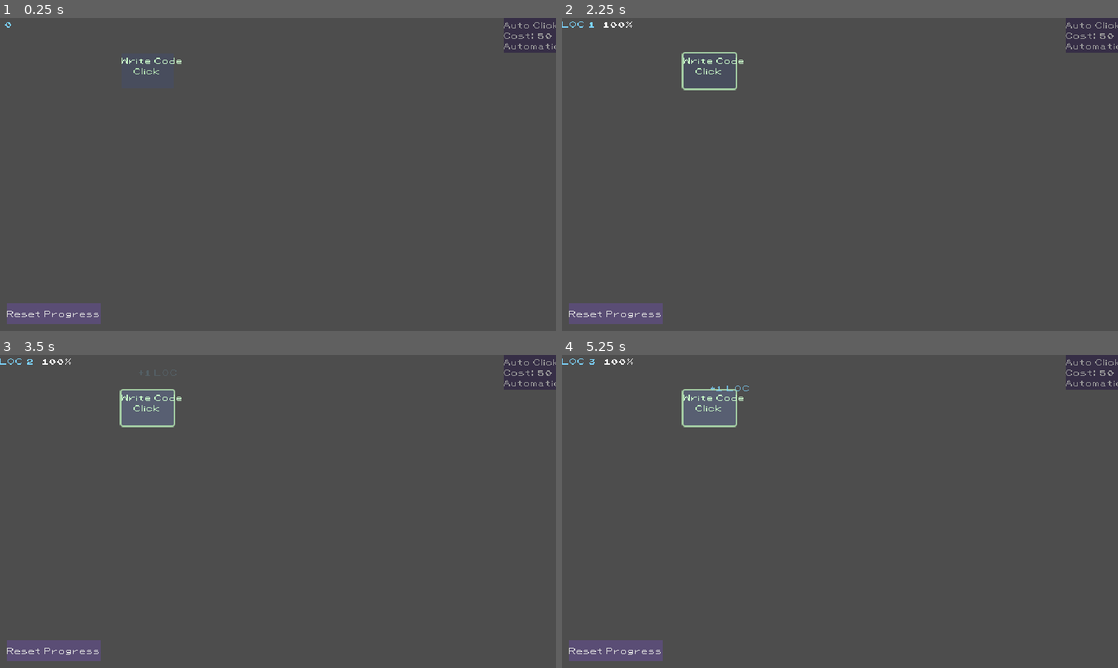
Above: before the commit, frames 1-4 (two rows, left to right).
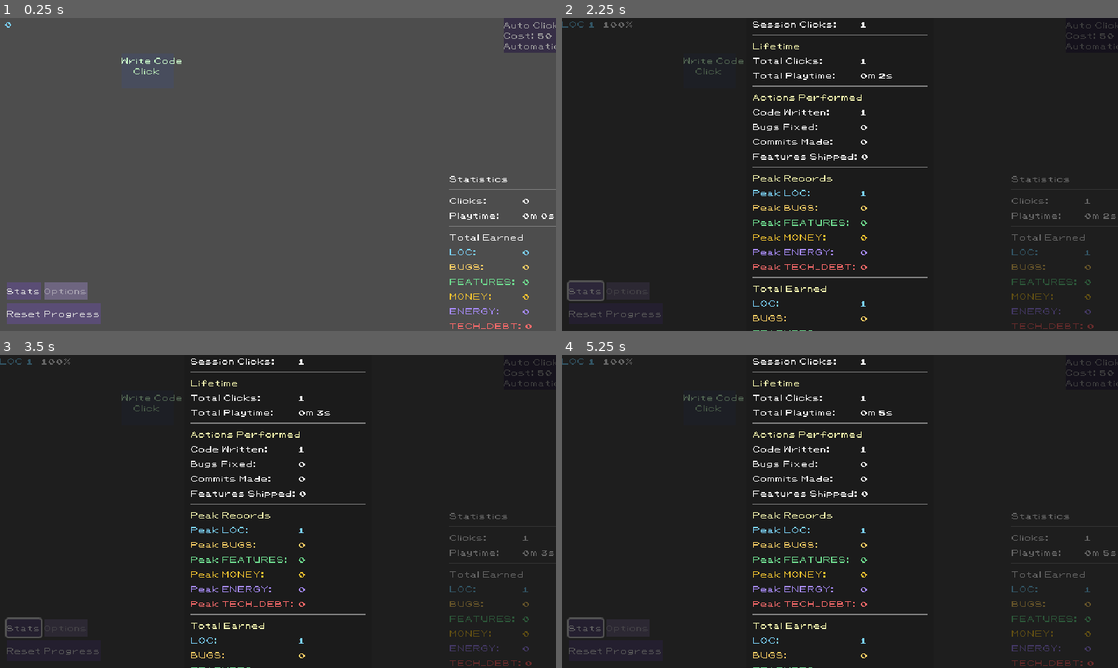
Above: after the commit, the same moments.

Repository: DenisLopata/idle_clicker_dev
Game: Godot game, scene res://scenes/levels/base_level.tscn
The game is run twice, just before and just after one commit, with the same random seed, the same clock (stepped at 60 frames per second) and the same inputs.
Inputs (mouse positions are in pixels of both pictures, inside the frame that each line leads up to):
- Up to frame 1 (0.25 s): no input
- Up to frame 2 (2.25 s): click "Click" at 0.5 s; click "Auto Clicker" at 1.25 s; click (584, 290) at 2 s, where only the run after the commit has a clickable "Stats"
- Up to frame 3 (3.5 s): click "Click" at 2.75 s
- Up to frame 4 (5.25 s): click "Auto Clicker" at 3.5 s; click (584, 627) at 4.25 s, where only the run after the commit has a clickable "Stats"; click "Click" at 5 s

The runs differ from the first frame. In frame 1, 1.5% of the frame differs, in the area x 1-100%, y 50-100%; in frame 2, 100%, in the area x 0-100%, y 0-100%; in frame 3, 100%; in frame 4, 100%.

Commit message:
Add statistics panel, popup system, and menu bar
Stats Panel (always visible):
- Track total clicks, playtime, total earned per resource
- Display with NumberFormat and time formatting

Popup System:
- Reusable PopupOverlay with dark background and animations
- Click outside or X button to close
- GameMenuBar with Stats/Options buttons

Extended Stats Tracking:
- Session stats (session time, session clicks)
- Action counters (code written, bugs fixed, commits, ships)
- Peak resource records (highest amount ever held)
- All stats save/load properly

Detailed Stats Popup:
- Opens from Stats button in menu bar
- Shows all tracked statistics organized by category

🤖 Generated with [Claude Code](https://claude.com/claude-code)

Co-Authored-By: Claude Opus 4.5 <noreply@anthropic.com>

Diff:
--- a/autoload/game_state.gd
+++ b/autoload/game_state.gd
@@ -24,7 +24,12 @@
 		printerr("Unknown resource type: ", type)
 		return
 
+	# Track positive earnings for stats
+	if amount > 0:
+		GameStats.record_earned(type, amount)
+
 	resources[type].add(amount)
+	GameStats.update_peak(type, resources[type].amount)
 	resource_changed.emit(type, resources[type].amount)
 
 
--- a/autoload/save_manager.gd
+++ b/autoload/save_manager.gd
@@ -108,8 +108,9 @@
 
 func reset_game() -> void:
 	delete_save()
-	# Reset GameState (autoload persists across scene reloads)
+	# Reset autoloads (they persist across scene reloads)
 	GameState.reset()
+	GameStats.reset()
 	# Clear saveables (they'll re-register after scene reload)
 	_saveables.clear()
 	# Reload the current scene to reset all state
--- a/project.godot
+++ b/project.godot
@@ -18,6 +18,7 @@
 [autoload]
 
 GameState="*res://autoload/game_state.gd"
+GameStats="*res://scripts/stats/game_stats.gd"
 SaveManager="*res://autoload/save_manager.gd"
 
 [display]
--- /dev/null
+++ b/scenes/UI/menu_bar/menu_bar.gd
@@ -0,0 +1,18 @@
+extends HBoxContainer
+class_name GameMenuBar
+
+signal stats_pressed
+signal options_pressed
+
+@onready var stats_button: Button = $StatsButton
+@onready var options_button: Button = $OptionsButton
+
+func _ready() -> void:
+	stats_button.pressed.connect(_on_stats_pressed)
+	options_button.pressed.connect(_on_options_pressed)
+
+func _on_stats_pressed() -> void:
+	stats_pressed.emit()
+
+func _on_options_pressed() -> void:
+	options_pressed.emit()
--- /dev/null
+++ b/scenes/UI/menu_bar/menu_bar.tscn
@@ -0,0 +1,19 @@
+[gd_scene load_steps=3 format=3]
+
+[ext_resource type="Script" path="res://scenes/UI/menu_bar/menu_bar.gd" id="1_script"]
+[ext_resource type="Theme" uid="uid://ci8nn6qjjfjll" path="res://assets/themes/base_button.tres" id="2_theme"]
+
+[node name="MenuBar" type="HBoxContainer"]
+theme = ExtResource("2_theme")
+script = ExtResource("1_script")
+
+[node name="StatsButton" type="Button" parent="."]
+layout_mode = 2
+theme = ExtResource("2_theme")
+text = "Stats"
+
+[node name="OptionsButton" type="Button" parent="."]
+layout_mode = 2
+theme = ExtResource("2_theme")
+disabled = true
+text = "Options"
--- /dev/null
+++ b/scenes/UI/popup/popup_overlay.gd
@@ -0,0 +1,54 @@
+extends CanvasLayer
+class_name PopupOverlay
+
+signal closed
+
+@onready var background: ColorRect = $Background
+@onready var content_container: VBoxContainer = $CenterContainer/PanelContainer/MarginContainer/VBoxContainer/ContentContainer
+@onready var panel_container: PanelContainer = $CenterContainer/PanelContainer
+@onready var title_label: Label = $CenterContainer/PanelContainer/MarginContainer/VBoxContainer/HeaderRow/TitleLabel
+@onready var close_button: Button = $CenterContainer/PanelContainer/MarginContainer/VBoxContainer/HeaderRow/CloseButton
+
+func _ready() -> void:
+	background.gui_input.connect(_on_background_input)
+	close_button.pressed.connect(close)
+	hide()
+
+func open(content: Control, title: String = "") -> void:
+	# Clear any existing content
+	for child in content_container.get_children():
+		child.queue_free()
+
+	# Add new content
+	content_container.add_child(content)
+	title_label.text = title
+
+	# Show and animate
+	show()
+	panel_container.scale = Vector2(0.8, 0.8)
+	panel_container.modulate.a = 0.0
+
+	var tween := create_tween()
+	tween.set_parallel(true)
+	tween.tween_property(panel_container, "scale", Vector2.ONE, 0.2).set_ease(Tween.EASE_OUT).set_trans(Tween.TRANS_BACK)
+	tween.tween_property(panel_container, "modulate:a", 1.0, 0.15).set_ease(Tween.EASE_OUT)
+
+func close() -> void:
+	var tween := create_tween()
+	tween.set_parallel(true)
+	tween.tween_property(panel_container, "scale", Vector2(0.8, 0.8), 0.1).set_ease(Tween.EASE_IN)
+	tween.tween_property(panel_container, "modulate:a", 0.0, 0.1).set_ease(Tween.EASE_IN)
+	tween.chain().tween_callback(_finish_close)
+
+func _finish_close() -> void:
+	for child in content_container.get_children():
+		child.queue_free()
+	hide()
+	closed.emit()
+
+func _on_background_input(event: InputEvent) -> void:
+	if event is InputEventMouseButton and event.pressed and event.button_index == MOUSE_BUTTON_LEFT:
+		close()
+
+func is_open() -> bool:
+	return visible
--- /dev/null
+++ b/scenes/UI/popup/popup_overlay.tscn
@@ -0,0 +1,60 @@
+[gd_scene load_steps=3 format=3]
+
+[ext_resource type="Script" path="res://scenes/UI/popup/popup_overlay.gd" id="1_script"]
+[ext_resource type="Theme" uid="uid://ci8nn6qjjfjll" path="res://assets/themes/base_button.tres" id="2_theme"]
+
+[node name="PopupOverlay" type="CanvasLayer"]
+layer = 10
+script = ExtResource("1_script")
+
+[node name="Background" type="ColorRect" parent="."]
+anchors_preset = 15
+anchor_right = 1.0
+anchor_bottom = 1.0
+grow_horizontal = 2
+grow_vertical = 2
+color = Color(0, 0, 0, 0.6)
+
+[node name="CenterContainer" type="CenterContainer" parent="."]
+anchors_preset = 15
+anchor_right = 1.0
+anchor_bottom = 1.0
+grow_horizontal = 2
+grow_vertical = 2
+
+[node name="PanelContainer" type="PanelContainer" parent="CenterContainer"]
+custom_minimum_size = Vector2(200, 100)
+layout_mode = 2
+theme = ExtResource("2_theme")
+
+[node name="MarginContainer" type="MarginContainer" parent="CenterContainer/PanelContainer"]
+layout_mode = 2
+theme_override_constants/margin_left = 8
+theme_override_constants/margin_top = 4
+theme_override_constants/margin_right = 8
+theme_override_constants/margin_bottom = 8
+
+[node name="VBoxContainer" type="VBoxContainer" parent="CenterContainer/PanelContainer/MarginContainer"]
+layout_mode = 2
+
+[node name="HeaderRow" type="HBoxContainer" parent="CenterContainer/PanelContainer/MarginContainer/VBoxContainer"]
+layout_mode = 2
+
+[node name="TitleLabel" type="Label" parent="CenterContainer/PanelContainer/MarginContainer/VBoxContainer/HeaderRow"]
+layout_mode = 2
+size_flags_horizontal = 3
+theme = ExtResource("2_theme")
+text = "Popup Title"
+
+[node name="CloseButton" type="Button" parent="CenterContainer/PanelContainer/MarginContainer/VBoxContainer/HeaderRow"]
+custom_minimum_size = Vector2(16, 16)
+layout_mode = 2
+theme = ExtResource("2_theme")
+text = "X"
+
+[node name="HSeparator" type="HSeparator" parent="CenterContainer/PanelContainer/MarginContainer/VBoxContainer"]
+layout_mode = 2
+
+[node name="ContentContainer" type="VBoxContainer" parent="CenterContainer/PanelContainer/MarginContainer/VBoxContainer"]
+layout_mode = 2
+size_flags_vertical = 3
--- /dev/null
+++ b/scenes/UI/stats_panel/stats_panel.gd
@@ -0,0 +1,59 @@
+extends VBoxContainer
+class_name StatsPanel
+
+@onready var clicks_value: Label = $ClicksRow/Value
+@onready var playtime_value: Label = $PlaytimeRow/Value
+@onready var earned_container: VBoxContainer = $EarnedContainer
+
+var _earned_labels: Dictionary = {}  # ResourceType -> Label
+var _update_timer: float = 0.0
+
+func _ready() -> void:
+	_create_earned_rows()
+	_update_display()
+
+func _process(delta: float) -> void:
+	_update_timer += delta
+	if _update_timer >= 1.0:
+		_update_timer = 0.0
+		_update_display()
+
+func _create_earned_rows() -> void:
+	for type in ResourceTypes.ResourceType.values():
+		var row := HBoxContainer.new()
+		row.name = "Earned_%s" % ResourceTypes.get_type_name(type)
+
+		var name_label := Label.new()
+		name_label.text = "%s:" % ResourceTypes.get_type_name(type)
+		name_label.custom_minimum_size.x = 80
+		name_label.modulate = ResourceTypes.get_color(type)
+		row.add_child(name_label)
+
+		var value_label := Label.new()
+		value_label.text = "0"
+		value_label.modulate = ResourceTypes.get_color(type)
+		row.add_child(value_label)
+
+		earned_container.add_child(row)
+		_earned_labels[type] = value_label
+
+func _update_display() -> void:
+	clicks_value.text = NumberFormat.format(GameStats.total_clicks)
+	playtime_value.text = _format_time(GameStats.get_playtime())
+
+	for type in _earned_labels.keys():
+		_earned_labels[type].text = NumberFormat.format(GameStats.get_total_earned(type))
+
+func _format_time(seconds: float) -> String:
+	var total_seconds := int(seconds)
+	var days := floori(total_seconds / 86400.0)
+	var hours := floori((total_seconds % 86400) / 3600.0)
+	var minutes := floori((total_seconds % 3600) / 60.0)
+	var secs := total_seconds % 60
+
+	if days > 0:
+		return "%dd %dh" % [days, hours]
+	elif hours > 0:
+		return "%dh %dm" % [hours, minutes]
+	else:
+		return "%dm %ds" % [minutes, secs]
--- /dev/null
+++ b/scenes/UI/stats_panel/stats_panel.tscn
@@ -0,0 +1,49 @@
+[gd_scene load_steps=3 format=3 uid="uid://c1djh8k03080x"]
+
+[ext_resource type="Script" uid="uid://b7yoxfci20qg7" path="res://scenes/UI/stats_panel/stats_panel.gd" id="1_script"]
+[ext_resource type="Theme" uid="uid://ci8nn6qjjfjll" path="res://assets/themes/base_button.tres" id="2_theme"]
+
+[node name="StatsPanel" type="VBoxContainer"]
+theme = ExtResource("2_theme")
+script = ExtResource("1_script")
+
+[node name="TitleLabel" type="Label" parent="."]
+layout_mode = 2
+text = "Statistics"
+
+[node name="Separator1" type="HSeparator" parent="."]
+layout_mode = 2
+
+[node name="ClicksRow" type="HBoxContainer" parent="."]
+layout_mode = 2
+
+[node name="Label" type="Label" parent="ClicksRow"]
+custom_minimum_size = Vector2(80, 0)
+layout_mode = 2
+text = "Clicks:"
+
+[node name="Value" type="Label" parent="ClicksRow"]
+layout_mode = 2
+text = "0"
+
+[node name="PlaytimeRow" type="HBoxContainer" parent="."]
+layout_mode = 2
+
+[node name="Label" type="Label" parent="PlaytimeRow"]
+custom_minimum_size = Vector2(80, 0)
+layout_mode = 2
+text = "Playtime:"
+
+[node name="Value" type="Label" parent="PlaytimeRow"]
+layout_mode = 2
+text = "0m 0s"
+
+[node name="Separator2" type="HSeparator" parent="."]
+layout_mode = 2
+
+[node name="EarnedTitle" type="Label" parent="."]
+layout_mode = 2
+text = "Total Earned"
+
+[node name="EarnedContainer" type="VBoxContainer" parent="."]
+layout_mode = 2
--- /dev/null
+++ b/scenes/UI/stats_popup/stats_popup_content.gd
@@ -0,0 +1,117 @@
+extends VBoxContainer
+class_name StatsPopupContent
+
+var _update_timer: float = 0.0
+var _labels: Dictionary = {}
+
+func _ready() -> void:
+	_create_sections()
+	_update_display()
+
+func _process(delta: float) -> void:
+	_update_timer += delta
+	if _update_timer >= 1.0:
+		_update_timer = 0.0
+		_update_display()
+
+func _create_sections() -> void:
+	# Session Stats
+	_add_section_header("Session")
+	_add_stat_row("session_time", "Session Time")
+	_add_stat_row("session_clicks", "Session Clicks")
+
+	_add_separator()
+
+	# Lifetime Stats
+	_add_section_header("Lifetime")
+	_add_stat_row("total_clicks", "Total Clicks")
+	_add_stat_row("total_playtime", "Total Playtime")
+
+	_add_separator()
+
+	# Action Counters
+	_add_section_header("Actions Performed")
+	_add_stat_row("action_loc", "Code Written")
+	_add_stat_row("action_bug", "Bugs Fixed")
+	_add_stat_row("action_commit", "Commits Made")
+	_add_stat_row("action_ship", "Features Shipped")
+
+	_add_separator()
+
+	# Peak Records
+	_add_section_header("Peak Records")
+	for type in ResourceTypes.ResourceType.values():
+		var type_name := ResourceTypes.get_type_name(type)
+		_add_stat_row("peak_%d" % type, "Peak %s" % type_name, ResourceTypes.get_color(type))
+
+	_add_separator()
+
+	# Total Earned
+	_add_section_header("Total Earned")
+	for type in ResourceTypes.ResourceType.values():
+		var type_name := ResourceTypes.get_type_name(type)
+		_add_stat_row("earned_%d" % type, type_name, ResourceTypes.get_color(type))
+
+func _add_section_header(text: String) -> void:
+	var label := Label.new()
+	label.text = text
+	label.add_theme_color_override("font_color", Color(1.0, 1.0, 0.7))
+	add_child(label)
+
+func _add_separator() -> void:
+	var sep := HSeparator.new()
+	add_child(sep)
+
+func _add_stat_row(id: String, label_text: String, color: Color = Color.WHITE) -> void:
+	var row := HBoxContainer.new()
+
+	var name_label := Label.new()
+	name_label.text = label_text + ":"
+	name_label.custom_minimum_size.x = 120
+	name_label.modulate = color
+	row.add_child(name_label)
+
+	var value_label := Label.new()
+	value_label.text = "0"
+	value_label.modulate = color
+	row.add_child(value_label)
+
+	add_child(row)
+	_labels[id] = value_label
+
+func _update_display() -> void:
+	# Session stats
+	_labels["session_time"].text = _format_time(GameStats.get_session_time())
+	_labels["session_clicks"].text = NumberFormat.format(GameStats.session_clicks)
+
+	# Lifetime stats
+	_labels["total_clicks"].text = NumberFormat.format(GameStats.total_clicks)
+	_labels["total_playtime"].text = _format_time(GameStats.get_playtime())
+
+	# Action counters
+	_labels["action_loc"].text = NumberFormat.format(GameStats.get_action_count("loc_button"))
+	_labels["action_bug"].text = NumberFormat.format(GameStats.get_action_count("bug_button"))
+	_labels["action_commit"].text = NumberFormat.format(GameStats.get_action_count("commit_button"))
+	_labels["action_ship"].text = NumberFormat.format(GameStats.get_action_count("ship_button"))
+
+	# Peak records
+	for type in ResourceTypes.ResourceType.values():
+		_labels["peak_%d" % type].text = NumberFormat.format(GameStats.get_peak(type))
+
+	# Total earned
+	for type in ResourceTypes.ResourceType.values():
+		_labels["earned_%d" % type].text = NumberFormat.format(GameStats.get_total_earned(type))
+
+func _format_time(seconds: float) -> String:
+	var total_seconds := int(seconds)
+	var days := floori(total_seconds / 86400.0)
+	var hours := floori((total_seconds % 86400) / 3600.0)
+	var minutes := floori((total_seconds % 3600) / 60.0)
+	var secs := total_seconds % 60
+
+	if days > 0:
+		return "%dd %dh" % [days, hours]
+	elif hours > 0:
+		return "%dh %dm" % [hours, minutes]
+	else:
+		return "%dm %ds" % [minutes, secs]
--- /dev/null
+++ b/scenes/UI/stats_popup/stats_popup_content.tscn
@@ -0,0 +1,9 @@
+[gd_scene load_steps=3 format=3]
+
+[ext_resource type="Script" path="res://scenes/UI/stats_popup/stats_popup_content.gd" id="1_script"]
+[ext_resource type="Theme" uid="uid://ci8nn6qjjfjll" path="res://assets/themes/base_button.tres" id="2_theme"]
+
+[node name="StatsPopupContent" type="VBoxContainer"]
+custom_minimum_size = Vector2(200, 0)
+theme = ExtResource("2_theme")
+script = ExtResource("1_script")
--- a/scenes/components/action_button/action_button.gd
+++ b/scenes/components/action_button/action_button.gd
@@ -49,6 +49,9 @@
 	if not unlocked_action:
 		_try_unlock()
 		return
+
+	GameStats.record_click()
+	GameStats.record_action(action_id)
 
 	# Perform action
 	if action_cost > 0.0:
--- a/scenes/levels/base_level.gd
+++ b/scenes/levels/base_level.gd
@@ -7,6 +7,10 @@
 @onready var progression_manager: ProgressionManager = $ProgressionManager
 @onready var reset_button: Button = $UI/ResetButton
 @onready var reset_confirm_dialog: ConfirmationDialog = $UI/ResetConfirmDialog
+@onready var menu_bar: GameMenuBar = $UI/MenuBar
+@onready var popup_overlay: PopupOverlay = $PopupOverlay
+
+const STATS_POPUP_CONTENT = preload("res://scenes/UI/stats_popup/stats_popup_content.tscn")
 
 # Amount added per click (generic)
 @export var click_value: float = 1.0
@@ -45,6 +49,9 @@
 	# Wire up reset button
 	reset_button.pressed.connect(_on_reset_button_pressed)
 	reset_confirm_dialog.confirmed.connect(_on_reset_confirmed)
+
+	# Wire up menu bar
+	menu_bar.stats_pressed.connect(_on_stats_pressed)
 
 	# Load saved game if exists
 	SaveManager.load_game()
@@ -99,3 +106,7 @@
 
 func _on_reset_confirmed() -> void:
 	SaveManager.reset_game()
+
+func _on_stats_pressed() -> void:
+	var content = STATS_POPUP_CONTENT.instantiate()
+	popup_overlay.open(content, "Detailed Statistics")
--- a/scenes/levels/base_level.tscn
+++ b/scenes/levels/base_level.tscn
@@ -18,6 +18,9 @@
 [ext_resource type="Resource" path="res://data/milestones/reveal_generator.tres" id="16_m2"]
 [ext_resource type="Resource" path="res://data/milestones/reveal_commit_button.tres" id="17_m3"]
 [ext_resource type="Resource" path="res://data/milestones/reveal_ship_button.tres" id="18_m4"]
+[ext_resource type="PackedScene" path="res://scenes/UI/stats_panel/stats_panel.tscn" id="19_stats"]
+[ext_resource type="PackedScene" path="res://scenes/UI/menu_bar/menu_bar.tscn" id="20_menu"]
+[ext_resource type="PackedScene" path="res://scenes/UI/popup/popup_overlay.tscn" id="21_popup"]
 
 [node name="BaseLevel" type="Control"]
 layout_mode = 3
@@ -147,3 +150,26 @@
 theme = ExtResource("3_j7gcg")
 ok_button_text = "Reset"
 dialog_text = "Are you sure you want to reset all progress? This cannot be undone."
+
+[node name="StatsPanel" parent="UI" instance=ExtResource("19_stats")]
+anchors_preset = 3
+anchor_left = 1.0
+anchor_top = 1.0
+anchor_right = 1.0
+anchor_bottom = 1.0
+offset_left = -120.0
+offset_top = -180.0
+grow_horizontal = 0
+grow_vertical = 0
+
+[node name="MenuBar" parent="UI" instance=ExtResource("20_menu")]
+anchors_preset = 2
+anchor_top = 1.0
+anchor_bottom = 1.0
+offset_left = 8.0
+offset_top = -56.0
+offset_right = 108.0
+offset_bottom = -36.0
+grow_vertical = 0
+
+[node name="PopupOverlay" parent="." instance=ExtResource("21_popup")]
--- /dev/null
+++ b/scripts/stats/game_stats.gd
@@ -0,0 +1,116 @@
+class_name GameStatsClass
+extends Node
+
+# Lifetime stats
+var total_clicks: int = 0
+var total_playtime: float = 0.0
+var total_earned: Dictionary = {}
+
+# Session stats
+var session_clicks: int = 0
+var session_start: float = 0.0
+
+# Action counters (action_id -> count)
+var actions_performed: Dictionary = {}
+
+# Peak records (ResourceType -> highest amount)
+var peak_resources: Dictionary = {}
+
+func _ready() -> void:
+	session_start = Time.get_unix_time_from_system()
+	_init_totals()
+	SaveManager.register(self)
+
+func _init_totals() -> void:
+	for type in ResourceTypes.ResourceType.values():
+		if not total_earned.has(type):
+			total_earned[type] = 0.0
+		if not peak_resources.has(type):
+			peak_resources[type] = 0.0
+
+func record_click() -> void:
+	total_clicks += 1
+	session_clicks += 1
+
+func record_action(action_id: String) -> void:
+	actions_performed[action_id] = actions_performed.get(action_id, 0) + 1
+
+func record_earned(type: int, amount: float) -> void:
+	if amount > 0:
+		total_earned[type] = total_earned.get(type, 0.0) + amount
+
+func update_peak(type: int, current_amount: float) -> void:
+	if current_amount > peak_resources.get(type, 0.0):
+		peak_resources[type] = current_amount
+
+func get_playtime() -> float:
+	return total_playtime + (Time.get_unix_time_from_system() - session_start)
+
+func get_session_time() -> float:
+	return Time.get_unix_time_from_system() - session_start
+
+func get_total_earned(type: int) -> float:
+	return total_earned.get(type, 0.0)
+
+func get_peak(type: int) -> float:
+	return peak_resources.get(type, 0.0)
+
+func get_action_count(action_id: String) -> int:
+	return actions_performed.get(action_id, 0)
+
+# Save/Load interface
+func get_save_data() -> Dictionary:
+	# Update playtime before saving
+	total_playtime = get_playtime()
+	session_start = Time.get_unix_time_from_system()
+
+	var earned_data := {}
+	for type in total_earned.keys():
+		earned_data[str(type)] = total_earned[type]
+
+	var peak_data := {}
+	for type in peak_resources.keys():
+		peak_data[str(type)] = peak_resources[type]
+
+	return {
+		"total_clicks": total_clicks,
+		"total_playtime": total_playtime,
+		"total_earned": earned_data,
+		"actions_performed": actions_performed,
+		"peak_resources": peak_data
+	}
+
+func load_save_data(data: Dictionary) -> void:
+	if data.has("total_clicks"):
+		total_clicks = int(data["total_clicks"])
+
+	if data.has("total_playtime"):
+		total_playtime = float(data["total_playtime"])
+
+	if data.has("total_earned"):
+		for type_str in data["total_earned"].keys():
+			var type := int(type_str)
+			total_earned[type] = float(data["total_earned"][type_str])
+
+	if data.has("actions_performed"):
+		for action_id in data["actions_performed"].keys():
+			actions_performed[action_id] = int(data["actions_performed"][action_id])
+
+	if data.has("peak_resources"):
+		for type_str in data["peak_resources"].keys():
+			var type := int(type_str)
+			peak_resources[type] = float(data["peak_resources"][type_str])
+
+	# Reset session after loading
+	session_start = Time.get_unix_time_from_system()
+	session_clicks = 0
+
+func reset() -> void:
+	total_clicks = 0
+	total_playtime = 0.0
+	session_clicks = 0
+	session_start = Time.get_unix_time_from_system()
+	total_earned.clear()
+	actions_performed.clear()
+	peak_resources.clear()
+	_init_totals()
Not shown, added: scenes/UI/menu_bar/menu_bar.gd.uid
Not shown, added: scenes/UI/popup/popup_overlay.gd.uid
Not shown, added: scenes/UI/stats_panel/stats_panel.gd.uid
Not shown, added: scenes/UI/stats_popup/stats_popup_content.gd.uid
Not shown: 1 places in scenes/levels/base_level.tscn that only renumber resources
Not shown, added: scripts/stats/game_stats.gd.uid
